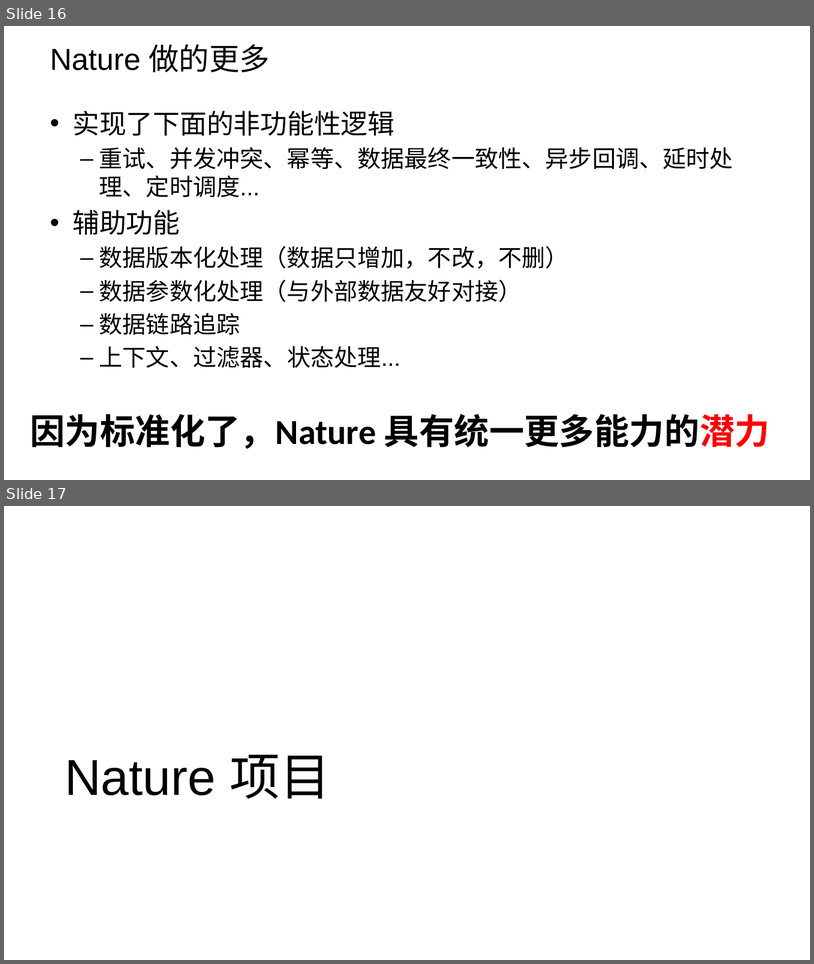
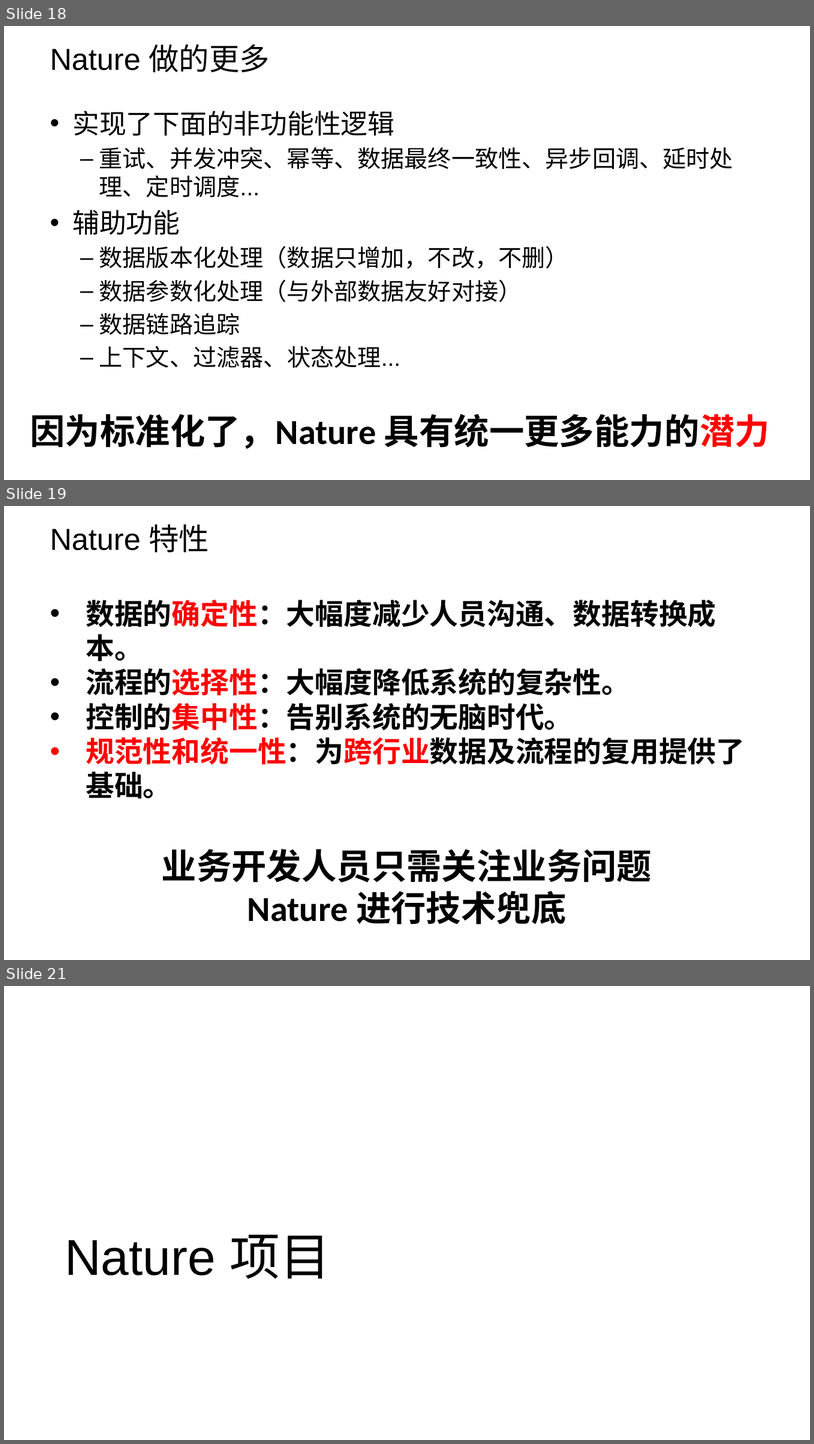
Before and after one commit to llxxbb/Nature, a slide deck: doc/ZH/Nature的商业价值.pptx. Shown one above the other, each under a label of ours: slides 16 and 17 before the commit, slides 18, 19 and 21 after it; the slides between them are not shown. The pictures are 814x964 and 814x1444 pixels, drawn with LibreOffice and Linux fonts; fonts in the diff are those of the drawing; background and template pictures are left out. Boxes give left, top, right and bottom in pixels: in the first picture for what was removed or moved away, otherwise in the second. Text is boxed around its words. In the diff, an @@ line names an element or a change of style, - is before the commit and + after.

```diff
--- a/doc/ZH/Nature的商业价值.pptx
+++ b/doc/ZH/Nature的商业价值.pptx
@@ slide 19 added at (4, 506, 810, 960), background picture (left out) @@
@@ title added at (50, 524, 210, 552), 38 pt, text #000000 @@
+Nature 特性
@@ text added at (86, 600, 745, 765), 36 pt, text #000000, bold @@
+• 数据的确定性：大幅度减少人员沟通、数据转换成本。
+• 流程的选择性：大幅度降低系统的复杂性。
+• 控制的集中性：告别系统的无脑时代。
+• 规范性和统一性：为跨行业数据及流程的复用提供了基础。
@@ text added at (162, 849, 653, 924), 44 pt, text #000000, bold @@
+业务开发人员只需关注业务问题
+Nature 进行技术兜底
@@ what was slide 16 is now slide 18 @@
@@ what was slide 17 is now slide 21 @@
```
Also in this commit, not shown: 8 slides changed, 4 other slides added, 1 slide removed, 27 other files.
